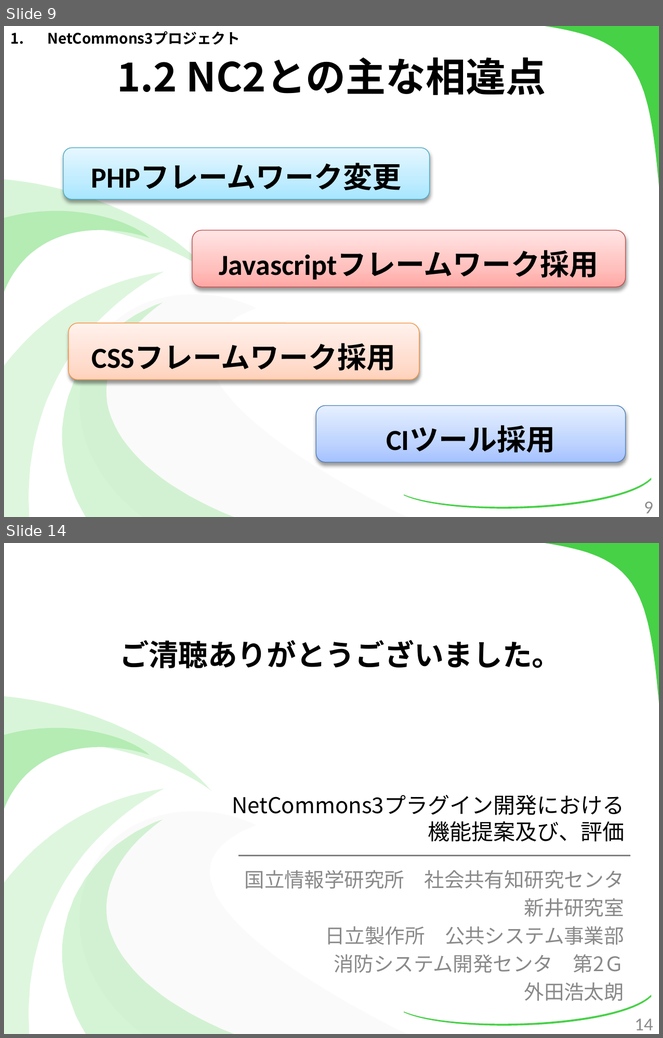
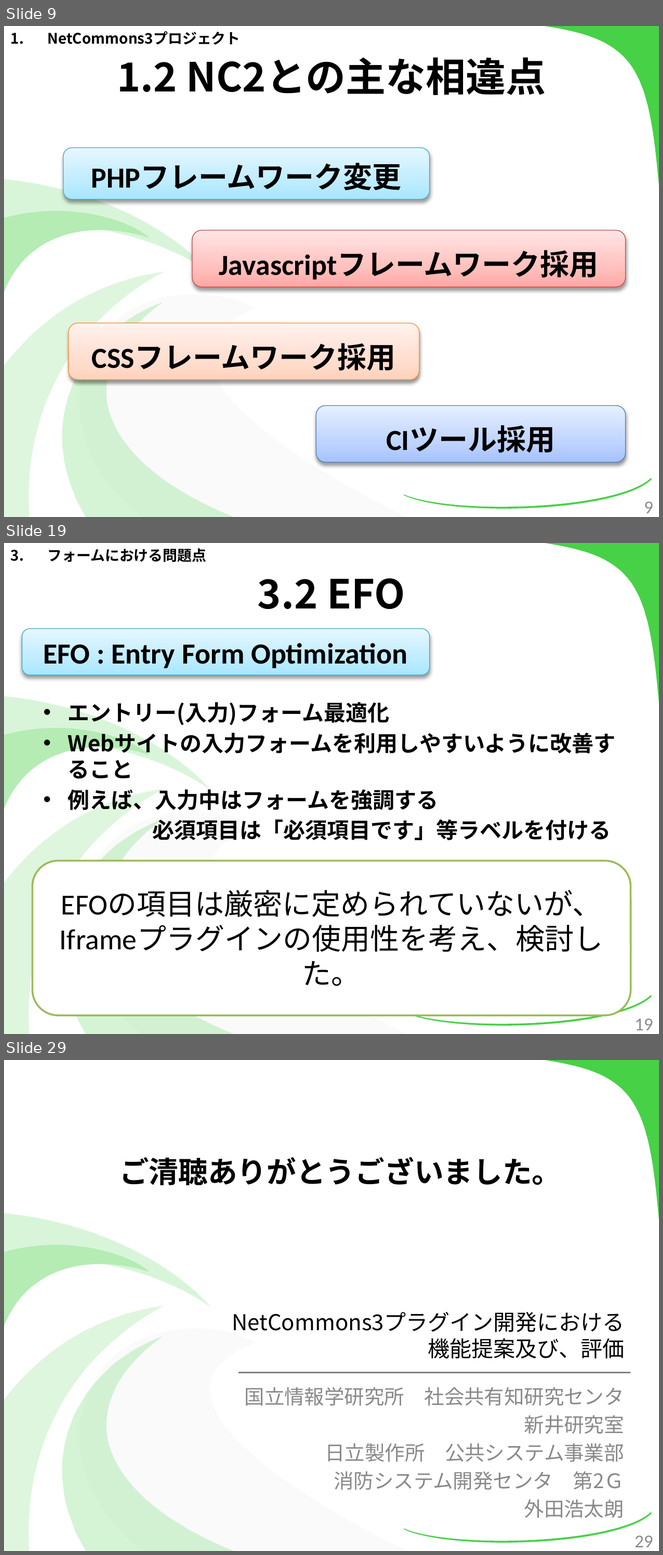
Before and after one commit to kotaro0717/Report-Management, a slide deck: PowerPoint/report_hokada.pptx. Shown one above the other, each under a label of ours: slides 9 and 14 before the commit, slides 9, 19 and 29 after it; the slides between them are not shown. The pictures are 663x1038 and 663x1555 pixels, drawn with LibreOffice and Linux fonts; fonts in the diff are those of the drawing. Boxes give left, top, right and bottom in pixels: in the first picture for what was removed or moved away, otherwise in the second. Text is boxed around its words. In the diff, an @@ line names an element or a change of style, - is before the commit and + after.

```diff
--- a/PowerPoint/report_hokada.pptx
+++ b/PowerPoint/report_hokada.pptx
@@ slide 19 added at (x1=4, y1=543, x2=659, y2=1034), background #FFFFFF; not listed: 7 template elements that a slide beside it also shows @@
@@ text added at (x1=47, y1=548, x2=206, y2=562), 16 pt, text #000000, bold @@
+3. フォームにおける問題点
@@ title added at (x1=258, y1=578, x2=405, y2=609), 44 pt, text #000000, bold @@
+3.2 EFO
@@ rounded rectangle added at (x1=22, y1=629, x2=430, y2=676), fill gradient #A7E6FF to #C1EDFF to #E7F8FF, outline #46AAC5 0.75 pt, 32 pt, text #000000, bold @@
+EFO : Entry Form Optimization
@@ text added at (x1=68, y1=702, x2=611, y2=840), 24 pt, text #000000, bold @@
+• エントリー(入力)フォーム最適化
+• Webサイトの入力フォームを利用しやすいように改善すること
+• 例えば、入力中はフォームを強調する
+必須項目は「必須項目です」等ラベルを付ける
@@ rounded rectangle added at (x1=32, y1=861, x2=631, y2=1015), fill #FFFFFF, outline #9BBB59 2 pt, 32 pt, text #000000 @@
+EFOの項目は厳密に定められていないが、
+Iframeプラグインの使用性を考え、検討した。
@@ page number added at (x1=635, y1=1019, x2=653, y2=1031), 20 pt, text #8C8C8C @@
+19
@@ what was slide 14 is now slide 29 @@
@@ page number at (x1=635, y1=1536, x2=653, y2=1548): text changed @@
-14
+29
```
Also in this commit, not shown: 6 slides changed, 17 other slides added, 3 slides removed, 1 other file.
